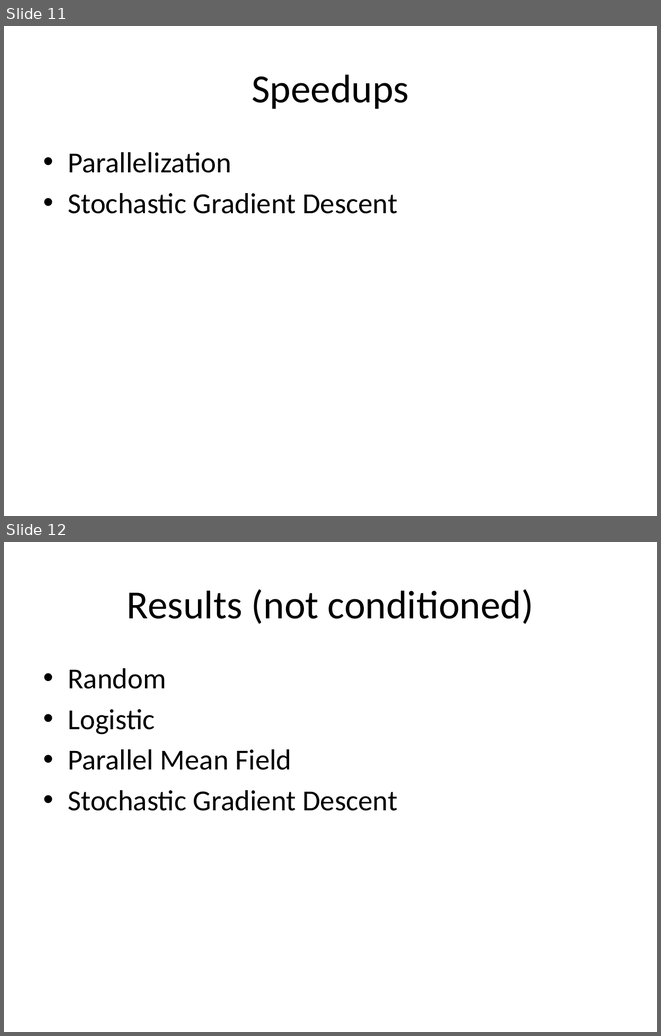
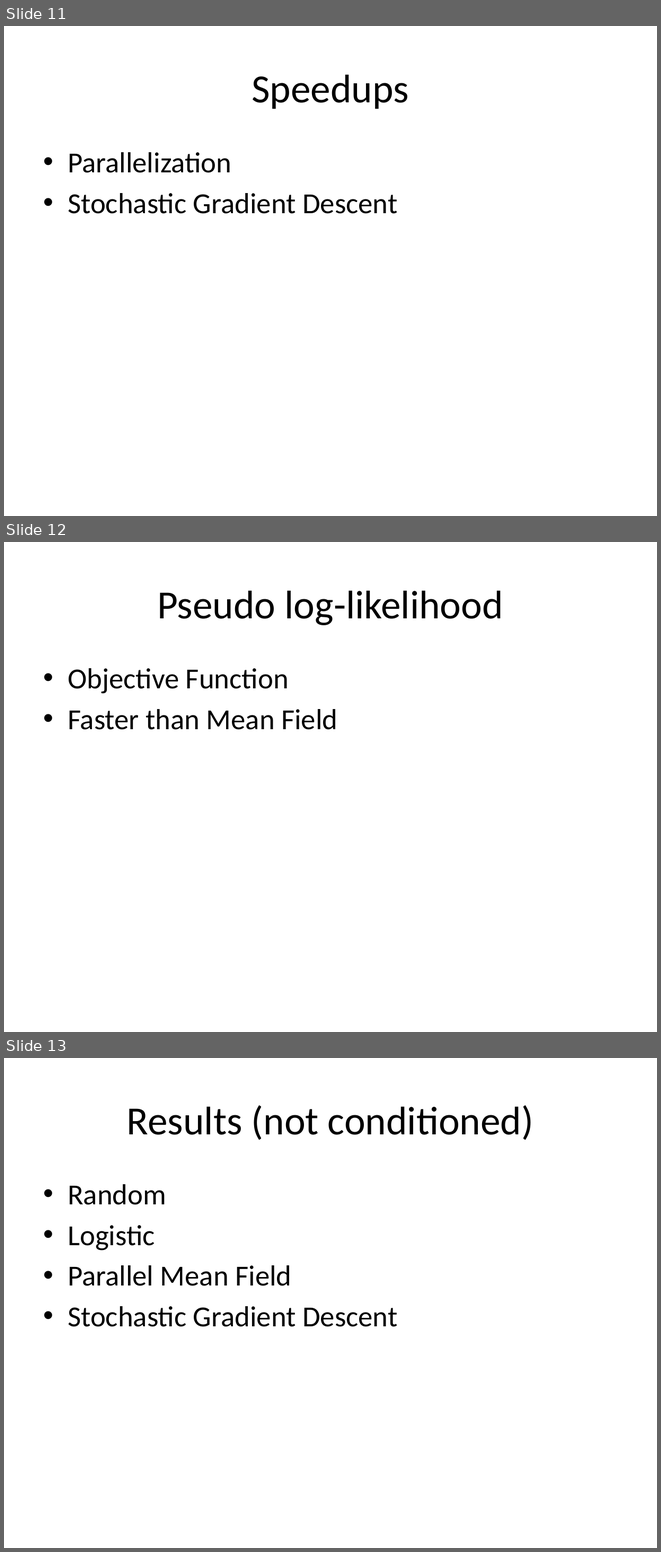
Before and after one commit to edwardclem/protein-graph-structure-learning, a slide deck: docs/presentation.pptx. Shown one above the other, each under a label of ours: slides 11 and 12 before the commit, slides 11, 12 and 13 after it. The pictures are 661x1036 and 661x1552 pixels, drawn with LibreOffice and Linux fonts; fonts in the diff are those of the drawing. Boxes give left, top, right and bottom in pixels: in the first picture for what was removed or moved away, otherwise in the second. Text is boxed around its words. In the diff, an @@ line names an element or a change of style, - is before the commit and + after.

```diff
--- a/docs/presentation.pptx
+++ b/docs/presentation.pptx
@@ slide 12 added at (4, 542, 657, 1032), background #FFFFFF @@
@@ title added at (157, 590, 503, 625), 44 pt, text #000000 @@
+Pseudo log-likelihood
@@ text added at (68, 668, 337, 730), 32 pt, text #000000 @@
+• Objective Function
+• Faster than Mean Field
@@ what was slide 12 is now slide 13 @@
```
Also in this commit, not shown: 2 slides changed, 1 other slide added, 1 slide removed.
